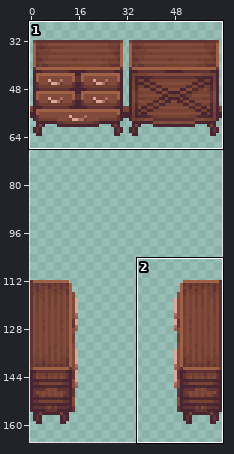
Sprite sheet, stored at Resources/Textures/_CP14/Structures/Storage/Dressers/wood_dresser.rsi/icon.png. Above, an overview of the earlier version with the close-up marked.
Close-up. As it was:
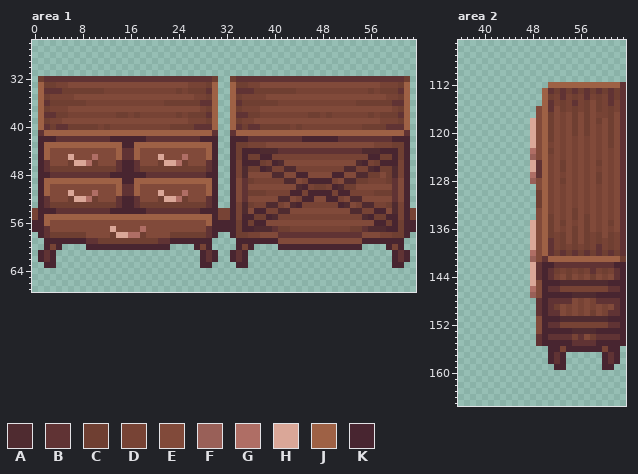
The file is 64x192 pixels. Colours within 5 levels of each other are drawn and written as one. Shown: area 1: x 0..63, y 26..67; area 2: x 36..63, y 105..165. The wide view leaves out empty margins. The commit also changed other parts of the picture, which this record leaves out.
Palette (. is transparent): A #4f2b30  B #603334  C #6f3f32  D #774335  E #814a3a  F #996058  G #af6e65  H #daa798  J #9e6145  K #482530
Pixels before, area 1 (only the part around the change), first column x 0:
26 ................................................................
27 ................................................................
28 ................................................................
29 ................................................................
30 ................................................................
31 ................................................................
32 .CBBBBBBBBBBBBBBBBBBBBBBBBBBBBC..CBBBBBBBBBBBBBBBBBBBBBBBBBBBBC.
33 .JCCDDEEEEEEEEEEEEEEEEEEEEDDDCJ..JCCDDEEEEEEEEEEEEEEEEEEEEDDDCJ.
34 .JBBBCCCCCCCDDDDDDDDDDDDCDCCCBJ..JBBBCCCCCCCDDDDDDDDDDDDCDCCCBJ.
35 .JCDDDDEEEEEEEEEEEEEEEEEEEEDDCJ..JCDDDDEEEEEEEEEEEEEEEEEEEEDDCJ.
36 .JBCCCCCCDDDDDDDDDDDDDCCCCCCBBJ..JBCCCCCCDDDDDDDDDDDDDCCCCCCBBJ.
37 .JCDDDEEEEEEEEEEEEEEEEEEEEEEDCJ..JCDDDEEEEEEEEEEEEEEEEEEEEEEDCJ.
38 .JBBCCDDDDDDDDCCDCDDDDDDCDCCCBJ..JBBCCDDDDDDDDCCDCDDDDDDCDCCCBJ.
39 .JCDDEEEEEEEEEEEEEEEEEEEEEDDDCJ..JCDDEEEEEEEEEEEEEEEEEEEEEDDDCJ.
40 .JBCBBCCCCCDCDDDDDDDDDDCCCCBBBJ..JBCBBCCCCCDCDDDDDDDDDDCCCCBBBJ.
41 .BJJJJJJJJJJJJJJJJJJJJJJJJJJJJB..BJJJJJJJJJJJJJJJJJJJJJJJJJJJJB.
42 .KKKBBBBBBBBBKKKKKKBBBBBBBBBKKK..KKKBBBBBBBBBKKKKKKBBBBBBBBBKKK.
43 .KJJJJJJJJJJJJJKKJJJJJJJJJJJJJK..KCCDDDEEEEEEEEEEEEEEEEEEDDDCCK.
44 .KJEEEEEEEEEEEJBBJEEEEEEEEEEEJK..KCKKKAAABBBBBBBBBBBBBBAAAKKKCK.
45 .KJEEEHEEEGEEEJBBJEEEHEEEGEEEJK..KCKCCKKDDDDDDDDDDDDDDDDKKCCKCK.
46 .KBEEECHHGCEEEBKKBEEECHHGCEEEBK..KDKKKCDKAEEEEEEEEEEEEAKDCKKKDK.
47 .KBCCCCCCCCCCCBKKBCCCCCCCCCCCBK..KDACCKADDAADDDDDDDDAADDAKCCADK.
48 .KKBBBBBBBBBBKKKKKKBBBBBBBBBBKK..KDAEEEEAAEEKKEEEEKKEEAACCECADK.
49 .KJJJJJJJJJJJJJKKJJJJJJJJJJJJJK..KEBCDDDDDAAEDKKKKDEAACCDDDCBEK.
50 .KJEEEEEEEEEEEJBBJEEEEEEEEEEEJK..KEBEEEEEEEEAKDCCDKACCEEEEEEBEK.
51 .KJEEEHEEEGEEEJBBJEEEHEEEGEEEJK..KEBCCCDDDDKKDKKKKDKKDDDDCCCBEK.
52 .KBEEECHHGCEEEBKKBEEECHHGCEEEBK..KEBEEEEEAAEDKKEEKKDEAAEEEEEBEK.
53 .KBCCCCCCCCCCCBKKBCCCCCCCCCCCBK..KDACDDAADEAKDDDDDDKAEDAADDCADK.
54 DKKKBBBBBBBBBKKKKKKBBBBBBBBBKKKDDKDAEKKDDAAEEEEEEEEEEAADDKKEADKD
55 DKJJJJJJJJJJJJJJJJJJJJJJJJJJJJKDDKDKKCCKADDDDDDDDDDDDDDAKCCKKDKD
56 KKJEEEEEEEEEEEEEEEEEEEEEEEEEEJKKKKCKCKKEEEEEEEEEEEEEEEEEEKKCKCKK
57 KKBEEEEEEEEEEHEEEEGEEEEEEEEEEBKKKKCKKAAABCCDDDDDDDDDDCCBAAAKKCKK
58 .KBCCCCCCEEEECHHGGCEEEECCCCCCBK..KCCDDEEEBBBBBBBBBBBBBBEEEDDCCK.
59 ..KKKKKKKBBCCCCCCCCCCBBKKKKKKK....KKKKKKKEEEEEEEEEEEEEEKKKKKKK..
60 ..KDK....KKKKKKKKKKKKKK....KDK....KDK....KKKKKKKKKKKKKK....KDK..
61 .KBK........................KBK..KBK........................KBK.
62 .KBK........................KBK..KBK........................KBK.
63 ..KK........................KK....KK........................KK..
64 ................................................................
65 ................................................................
66 ................................................................
67 ................................................................
Pixels before, area 2, first column x 48:
112 ...JJJJJJJJJJJJB
113 ..JBCBCBCBCBCBCB
114 ..JCDBDCDBDCDBCB
115 ..JBDCDBDCECDBDB
116 .EJBECDCDCECDCDB
117 .EJCEDECECEDDCEB
118 HEJCEDECECECECEB
119 HEJCEDECECEDECEB
120 HEJCEDECECEDECEB
121 HEJCEDEDEDEDECEB
122 HEJDEDEDEDEDECEB
123 GEJCEDEDEDEDEDEB
124 FEJDEDEDEDEDEDEB
125 HBJDECEDEDECEDEB
126 HBJDECEDEDEDEDEB
127 GBJDEDEDEDECEDEB
128 FEJDECEDEDECEDEB
129 .EJDEDEDEDEDEDEB
130 .CJDEDEDEDEDEDEB
131 .CJDEDEDEDEDEDEB
132 .CJDEDEDEDEDEDEB
133 .EJDEDECEDEDEDEB
134 .EJCEDECECEDEDEB
135 HEJCECEDECEDECEB
136 HEJCEDECECEDEDEB
137 HEJCDCECECDCECDB
138 HEJBDCECECDCDCDB
139 HEJBDCDCDCDBDCDB
140 GEJBCBCBCBCBCBCB
141 FEBJJJJJJJJJJJJC
142 HBKKBBBBBBBBBBKK
143 HBKBCDCDCDBDCDBK
144 HBKBDECEDECEDEBK
145 HEKKKAAAAAAAAKKK
146 GEKBBDDDDDDDDBBK
147 FEKKKKKAAAAKKKKK
148 .BKBBBBEDEDBBBBK
149 .BKBCEDEDEDEDEBK
150 .BKBBEDEDECEDBBK
151 .EKKKAAAAAAAAKKK
152 .EKBBDDDDDDDDBBK
153 .EKKKKKAAAAKKKKK
154 .BKBBBBDBECBBBBK
155 .BKKKKKBBBBKKKKK
156 ...KKDKKKKKKDKK.
157 ...KBK......KBK.
158 ...KBK......KBK.
159 ....KK......KK..
After the commit:
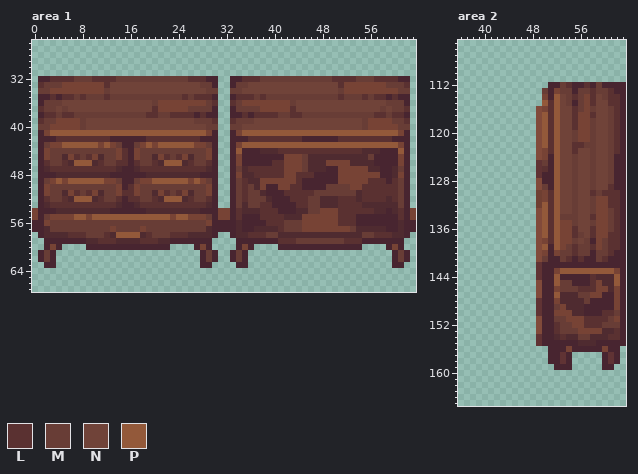
Colours new in this view: L #5a3131  M #683d36  N #704339  P #93593a
The exact change:
Changed rows in their new state; - is an unchanged pixel.
Area 1:
first column x 1:
32 KKLLLLMMMLLLLMMMMMMMMMMMMLLLKK--KKLLLMMMMMMMMMMMMLLLLMMMLLLLKK
33 LMMM-DDDDDDLNNNNNNNNNNNNNNNMMK--KMMNNNNNNNNNNNNNNNLDDDDDD-MMML
34 MMDDDDDDDDDMNNNNNNNNNNNNNNNNMM--MMNNNNNNNNNNNNNNNNM----D-DDDMM
35 KKLKLLMLMMMLMMMMMMMMMMMMLMLLLK--KLLLMLMMMMMMMMMMMMLMMMLMLLKLKK
36 KMMMNNNNNNNNNNNNNNNM-DDDDDDDML--LMDDDDDD--MNNNNNNNNNNNNNNNMMMK
37 LMMNMNNNNNNNNNNNNNNLDDDDDMMMMK--KMMMMDDDDDLNNNNNNNNNNNNNNMNMML
38 KLLMLLMMMMMMMMMMMMLLMMLLLLKLKK--KKLKLLLLMMLLMMMMMMMMMMMMLLMLLK
39 LMM-DDDMNNNNNNNNNNNNNNNNNNMMML--LMMMNNNNNNNNNNNNNNNNNNMDD--MML
40 MMDDDDDMNNNNNNNNNNNNNNNNNNNNMM--MMNNNNNNNNNNNNNNNNNNNNMDDDDDMM
41 KDPPPPPPPPPPPPPPPPPPPPPPPPPPDK--KDPPPPPPPPPPPPPPPPPPPPPPPPPPDK
42 ---LLLLLLLLL------LLLLLLLLL--------LLLLLLLLL------LLLLLLLLL---
43 -MDDPPPPPPDPDM--MDPDPPPPPPDDM----DPPPPPPPPPPPPPPPPPPPPPPPPPPD-
44 -DMMMMMMMMMMMDLKDMMMMMMMMMMMD----P------LLLLLLLLLLLLLL------P-
45 -DMMADLMLDAMMDLKDMMADLMLDAMMD----D-KK--KK---MAAAAAAAAAAM-KK-D-
46 -LMMLAPPPALMMLL-LMMLAPPPALMML--------KKLLDDDMAAADDDDA-AAK-----
47 -ALLLLLLLLLLLA--ALLLLLLLLLLLA----M-LLLLLLDD-MAAAKK-DD---AKK-M-
48 --KAAAAAAAAA------AAAAAAAAAK-------ALLLLLDDLLLKKK-DDDDDDDKK---
49 -MDPDPPPPPPDDM--MDDPPPPPPDPDM----MLAA----DDLK----KDDDDDLLLKLM-
50 -DMMMMMMMMMMMDKLDMMMMMMMMMMMD----MLMADKKDDLL-KKKMMMMDDLLLLLLM-
51 -DMMADLMLDAMMDLLDMMADLMLDAMMD----MLMMAKKKLLLLLMMMMMMMALLLLLLM-
52 -LMMLAPPPALMML-LLMMLAPPPALMML----MLMMMAKKKLLLMMAAALLL-LLLLALM-
53 -ALLLLLLLLLLLA--ALLLLLLLLLLLA----M-MMLLKKKKLLMMAAALLLL--AAA-M-
54 ---AAAAAAAAA------AAAAAAAAA------L-AALLLKKKAAMMDDDLLLLLLAAK-L-
55 -MDDDDPPDPPPPPPPPPPPPPDPPDDDM----L--KLLLLAAA------LLLKK-KK--L-
56 -DMMMMMMMMMMMMMMMMMMMMMMMMMMD----A-K--LLLMMMDDDDDDLLLKKK--K-A-
57 -AMMMMMMMMMMDMMMMDMMMMMMMMMMA----A-----ALMMM--------MAA-----A-
58 -AAAALLLMMMLAPPPPALMMMLLLAAAA----AALLLMMAAAAAAAAAAAAAAMMLLLAA-
59 --------AALLLAAAALLLAA------------------LLLMMMMMMMMLLL--------
61 -M--------------------------M----M--------------------------M-
62 -M--------------------------M----M--------------------------M-
Area 2:
first column x 48:
112 ---KKMLKKLKMKKKK
113 --MKDMMKMMLMMLKK
114 --DKPNMLMDLNMLLK
115 --PLPNMKMDLNNLLK
116 --DLPNNLMDMNNMLK
117 --PLPNNLDDLNNMLK
118 .-PLPNNLDDMNNMLK
119 .-PLPNNLDDMNNMLK
120 .-PLPNNMDDMNNMLK
121 .-PLPNNMD-MNNMLK
122 .-PLPNNLLMMNNMLK
123 .-DLPNNLNNMNNMLK
124 .-DKPNNMNNMNNMKK
125 .-MKPNNMNNMNNMKK
126 .-LKPNNMNNMNNMKK
127 .-KKPNNMNNMNNMKK
128 .-KKPNNMNNMNNMKK
129 --MKPNNMNNMNNLKK
130 --DLPNNMNNLMLLLK
131 --DLPNNMNNM-DLLK
132 --PLPNNMNNM-DLLK
133 --PLPNNMNNM-DMLK
134 --PLPMMMNNL-DMLK
135 .-PLPDDMNNM-DMLK
136 .-PLP-DLNNL-DMLK
137 .-PLPDDLMNLDDLLK
138 .-DLPDDMNMKDMLLK
139 .-PKPDMLMMLDMLLK
140 .-DKDMMLMMKMMLKK
141 .-MKKMLKLKKMLKKK
142 .---KKKKKKKKKK--
143 .--KDPPPPPPPPPD-
144 .--KPKKKKKLAAAP-
145 .---PMMKKKLD-AP-
146 .--KDMMMLLL--AD-
147 .---PAA-MMDD--D-
148 ---KDAAAAMKKKKD-
149 ---KMDAAAKKKKKD-
150 ---KDD-AAKKKLLM-
151 ----MMDDDLLLLMD-
152 ---KLMM--LLLMMM-
153 ----LMMMDDDDAAL-
154 ---KALAAMMAAALL-
155 -------KAAA-----
156 -----KD---------
157 ----KBK---------
158 ----KBK---------
159 ------K---------
Changed places in both close-ups, as pixel boxes (x1, y1, x2, y2):
changed: (38, 76, 410, 262)
changed: (530, 82, 626, 370)
